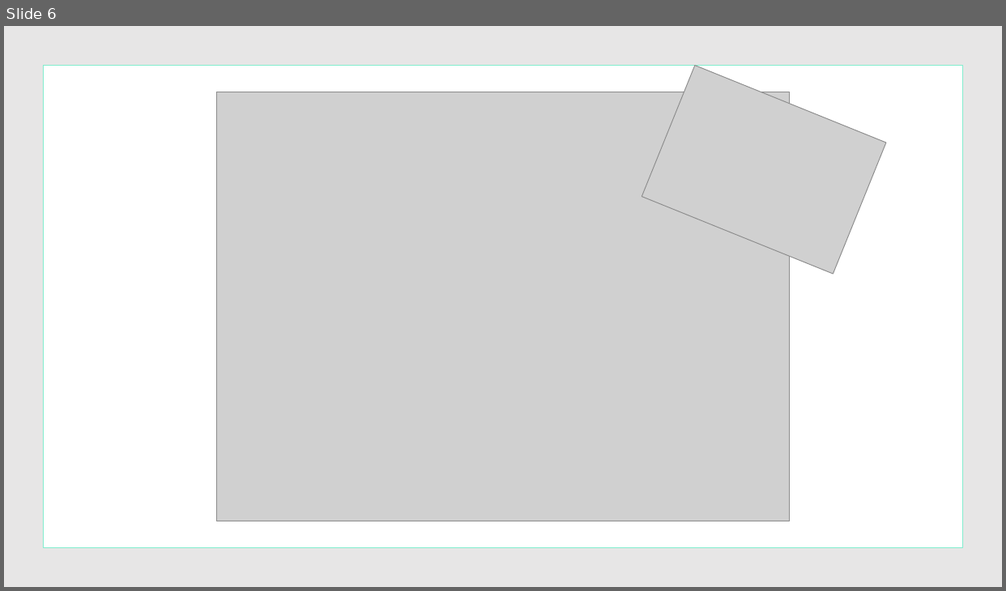
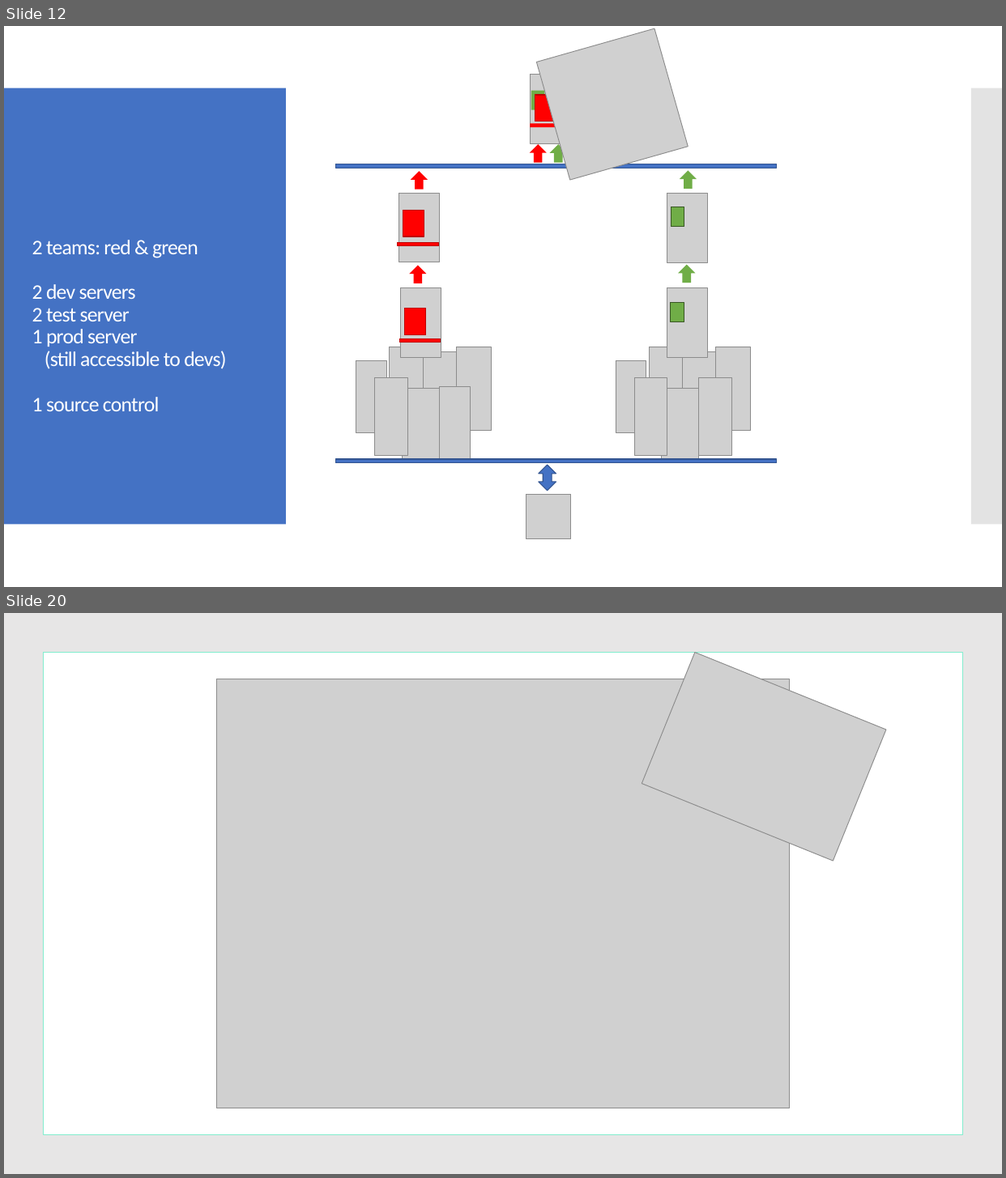
Before and after one commit to milodotnet/bootcamp, a slide deck: Bootcamp-ContinuousDelivery.pptx. Shown one above the other, each under a label of ours: slide 6 before the commit, slides 12 and 20 after it; the slides between them are not shown. The pictures are 1006x591 and 1006x1178 pixels, drawn with LibreOffice and Linux fonts; fonts in the diff are those of the drawing; grey boxes stand for pictures. Boxes give left, top, right and bottom in pixels: in the first picture for what was removed or moved away, otherwise in the second. Text is boxed around its words. In the diff, an @@ line names an element or a change of style, - is before the commit and + after.

```diff
--- a/Bootcamp-ContinuousDelivery.pptx
+++ b/Bootcamp-ContinuousDelivery.pptx
@@ slide 12 added at bbox=[4, 26, 1002, 587], background #FFFFFF @@
@@ picture added at bbox=[537, 28, 688, 181] @@
@@ rectangle added at bbox=[4, 88, 286, 525], fill #4472C4 @@
@@ group added at bbox=[335, 75, 778, 539]: 20 pictures, 11 rectangles, 6 up arrows, 1 up down arrow @@
@@ rectangle added at bbox=[971, 88, 1002, 525], fill #C8C8C8 at 50% opacity @@
@@ text added at bbox=[32, 240, 226, 412], 20 pt, text #FFFFFF @@
+2 teams: red & green
+2 dev servers
+2 test server
+1 prod server
+(still accessible to devs)
+1 source control
@@ what was slide 6 is now slide 20 @@
```
Also in this commit, not shown: 1 slide changed, 14 other slides added, 1 slide removed.
